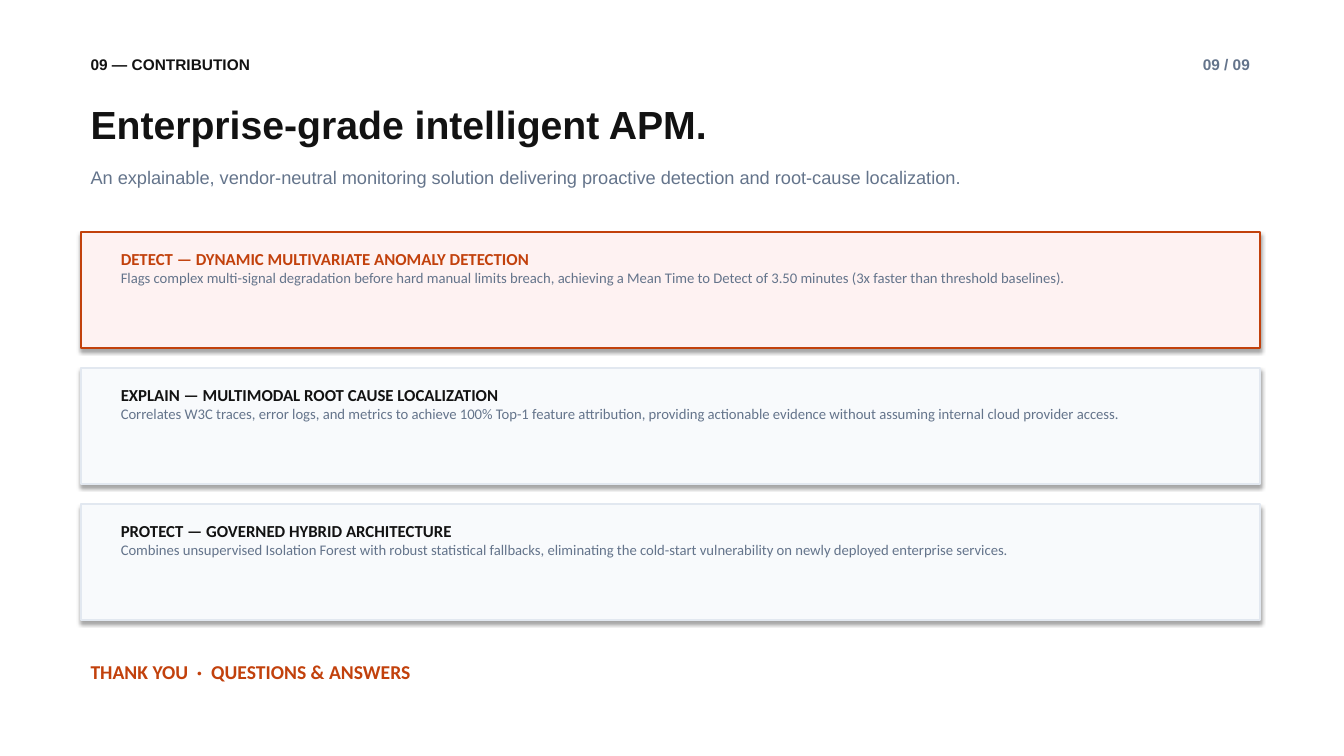
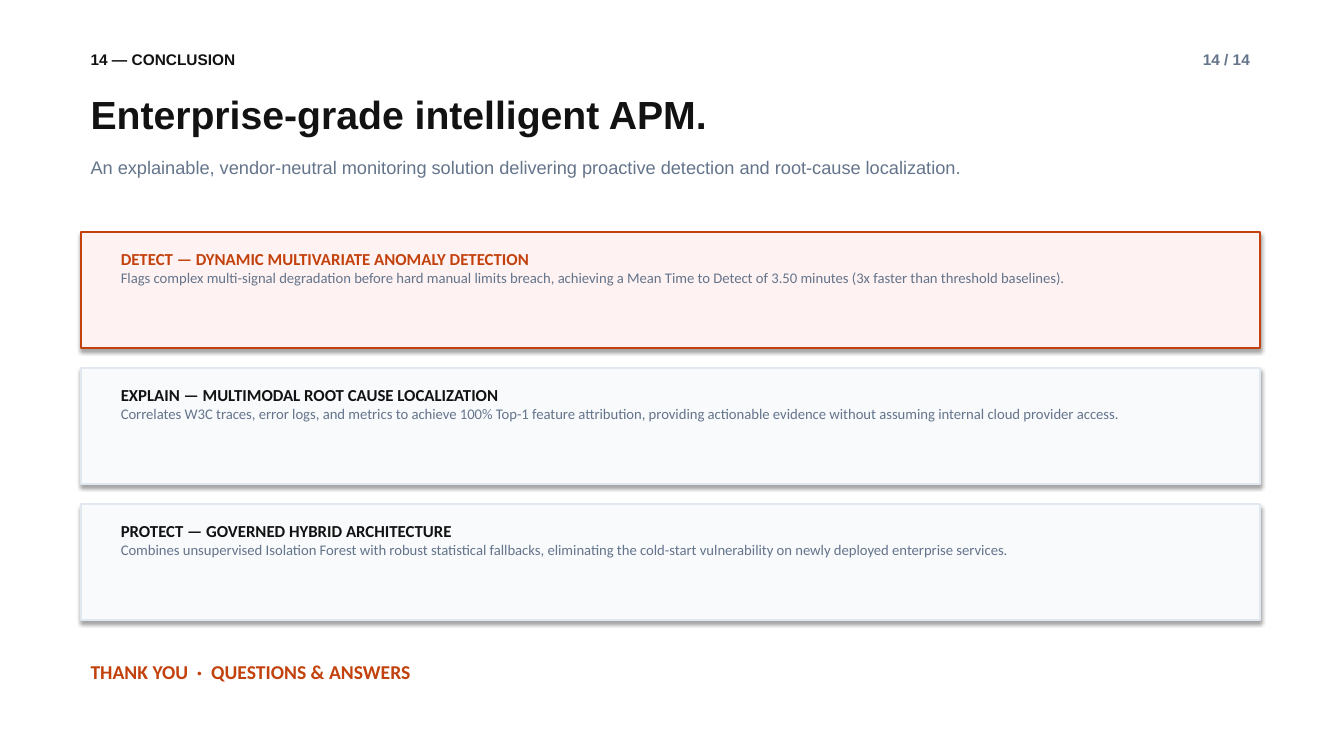
Before and after one commit to Bit06/Enterprise-APM-Dashboard, a slide deck: slide 15 of APM_Project_Presentation.pptx (slide 10 before the commit). Drawn at 1344x756 pixels with LibreOffice and Linux fonts; fonts in the diff are those of the drawing. Boxes give left, top, right and bottom in pixels: in the first picture for what was removed or moved away, otherwise in the second. Text is boxed around its words. In the diff, an @@ line names an element or a change of style, - is before the commit and + after.

```diff
--- a/APM_Project_Presentation.pptx
+++ b/APM_Project_Presentation.pptx
@@ text at (91, 54, 236, 65): text changed @@
-09 — CONTRIBUTION
+14 — CONCLUSION
@@ text at (1203, 54, 1250, 65): text changed @@
-09 / 09
+14 / 14
@@ text "Enterprise-grade intelligent APM.": place and size @@
-text "Enterprise-grade intelligent APM." at (91, 110, 707, 147)
+text "Enterprise-grade intelligent APM." at (91, 100, 707, 137)
@@ text "An explainable, vendor-neutral monitoring solution ...": place and size @@
-text "An explainable, vendor-neutral monitoring solution ..." at (91, 171, 961, 188)
+text "An explainable, vendor-neutral monitoring solution ..." at (91, 161, 961, 178)
```
Also in this commit, not shown: 9 other slides changed, 5 slides added, 2 other files.
